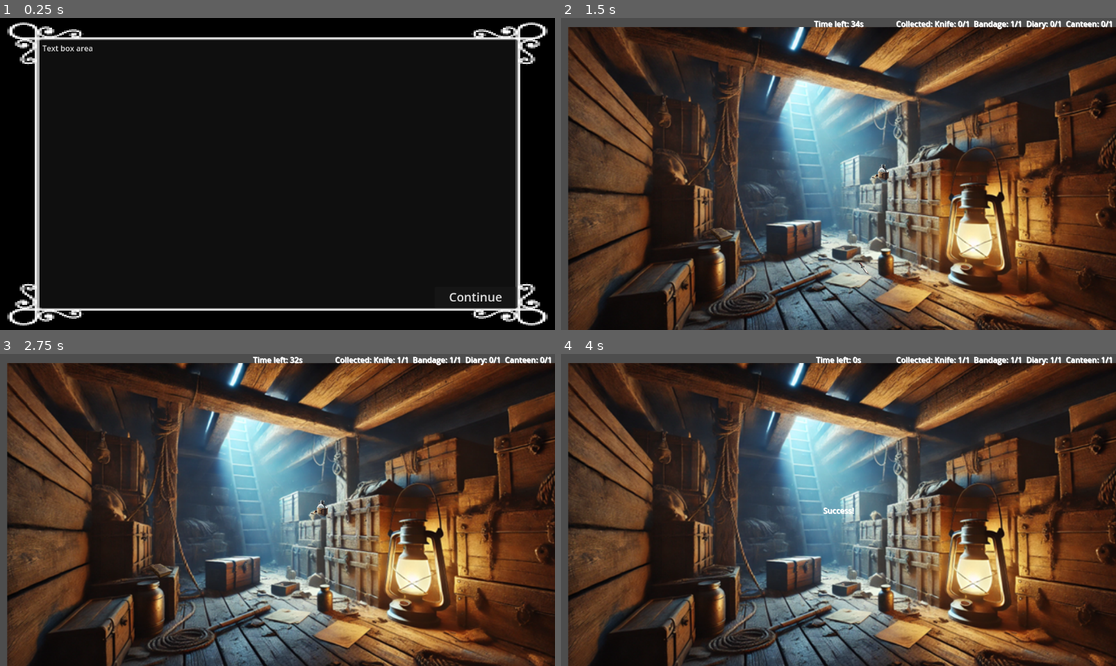
Above: before the commit, frames 1-4 (two rows, left to right).
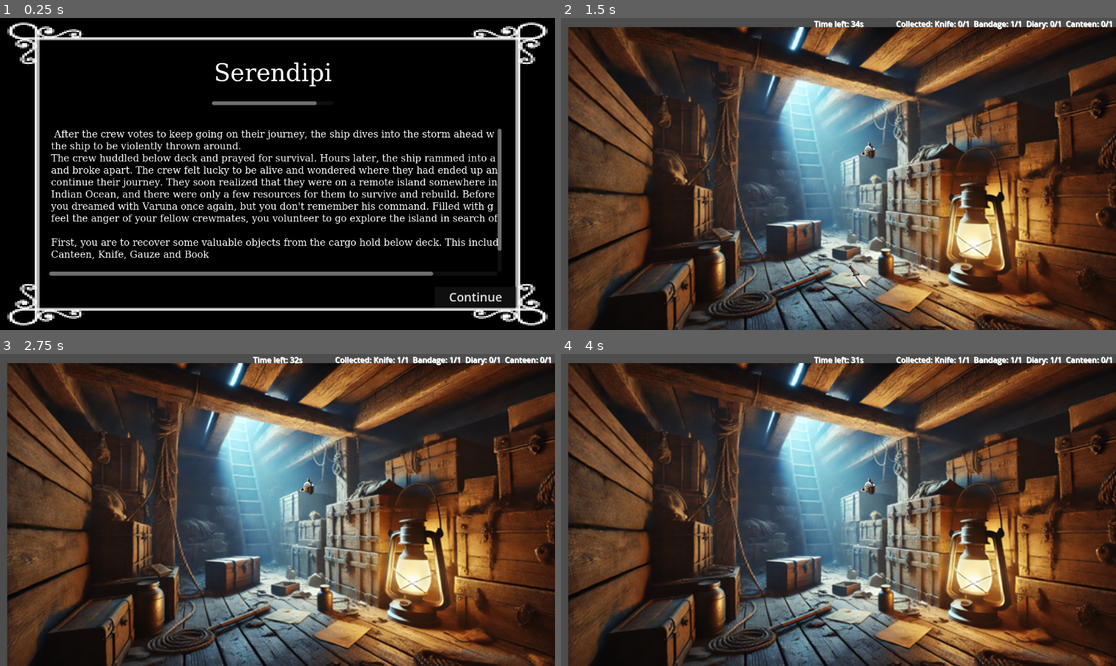
Above: after the commit, the same moments.

Repository: knandakumar25/marines-serendipity-hidden-object-game
Game: Godot game, scene res://scenes/black.tscn
The game is run twice, just before and just after one commit, with the same random seed, the same clock (stepped at 60 frames per second) and the same inputs.
Inputs (mouse positions are in pixels of both pictures, inside the frame that each line leads up to):
- Up to frame 1 (0.25 s): no input
- Up to frame 2 (1.5 s): click "Continue" at 0.5 s; tap Enter at 1.25 s; move the mouse to (827, 245) at 1.27 s; click (827, 245) at 1.42 s
- Up to frame 3 (2.75 s): tap Space at 2 s; move the mouse to (305, 603) at 2.02 s; click (305, 603) at 2.17 s
- Up to frame 4 (4 s): tap Enter at 2.75 s; move the mouse to (721, 572) at 2.77 s; click (721, 572) at 2.92 s; tap Space at 3.5 s; move the mouse to (877, 510) at 3.52 s; click (877, 510) at 3.67 s

The runs differ from the first frame. In frame 1, 9.3% of the frame differs, in the area x 7-94%, y 6-94%; in frame 2, 0.2%; in frame 3, 0.2%; in frame 4, 0.3%.

Commit message:
added texts and moved objects

Diff:
--- a/scenes/beach.tscn
+++ b/scenes/beach.tscn
@@ -6,7 +6,6 @@
 [ext_resource type="PackedScene" uid="uid://dtmlfyyrj3ws2" path="res://scenes/wood.tscn" id="4_w1spk"]
 [ext_resource type="PackedScene" uid="uid://bgb63jw5pygyj" path="res://scenes/bottle.tscn" id="5_7t46t"]
 [ext_resource type="PackedScene" uid="uid://cxoime1ueaedn" path="res://scenes/coconut.tscn" id="6_0p415"]
-[ext_resource type="Texture2D" uid="uid://d325mpqinlpl0" path="res://east_india_company.png" id="7_4lh6x"]
 [ext_resource type="PackedScene" uid="uid://caar4hk116w25" path="res://scenes/coconut2.tscn" id="8_xcjqt"]
 
 [node name="Node" type="Node"]
@@ -66,49 +65,42 @@
 [node name="Timer" type="Timer" parent="."]
 
 [node name="Area2D" parent="." instance=ExtResource("3_ledle")]
-position = Vector2(975, 545)
+position = Vector2(1111, 584)
 scale = Vector2(4, 4)
 
 [node name="Area2D2" parent="." instance=ExtResource("3_ledle")]
-position = Vector2(846, 386)
+position = Vector2(842, 340)
 scale = Vector2(0.8, 0.8)
 
 [node name="Area2D3" parent="." instance=ExtResource("3_ledle")]
-position = Vector2(123, 367)
+position = Vector2(77, 364)
 
 [node name="Area2D4" parent="." instance=ExtResource("3_ledle")]
-position = Vector2(288, 496)
+position = Vector2(130, 383)
 
 [node name="Area2D5" parent="." instance=ExtResource("4_w1spk")]
-position = Vector2(545, 319)
+position = Vector2(783, 388)
 scale = Vector2(0.35, 0.35)
 
 [node name="Area2D6" parent="." instance=ExtResource("4_w1spk")]
-position = Vector2(703, 488)
+position = Vector2(699, 492)
 
 [node name="Area2D7" parent="." instance=ExtResource("5_7t46t")]
-position = Vector2(708, 365)
+position = Vector2(705, 375)
 scale = Vector2(0.4, 0.4)
 
 [node name="Area2D8" parent="." instance=ExtResource("6_0p415")]
-position = Vector2(301, 462)
+position = Vector2(673, 66)
 scale = Vector2(0.5, 0.5)
 
 [node name="Area2D11" parent="." instance=ExtResource("6_0p415")]
-position = Vector2(790, 409)
+position = Vector2(476, 24)
 scale = Vector2(0.5, 0.5)
 
-[node name="EastIndiaCompany" type="Sprite2D" parent="."]
-position = Vector2(366, 320)
-rotation = -0.23911
-scale = Vector2(0.1, 0.1)
-skew = -0.628319
-texture = ExtResource("7_4lh6x")
-
 [node name="Area2D9" parent="." instance=ExtResource("8_xcjqt")]
-position = Vector2(909, 407)
+position = Vector2(765, 57)
 scale = Vector2(0.5, 0.5)
 
 [node name="Area2D10" parent="." instance=ExtResource("8_xcjqt")]
-position = Vector2(634, 415)
+position = Vector2(462, 24)
 scale = Vector2(0.4, 0.4)
--- a/scenes/black.tscn
+++ b/scenes/black.tscn
@@ -1,7 +1,56 @@
-[gd_scene load_steps=3 format=3 uid="uid://bj80smornh3ky"]
+[gd_scene load_steps=5 format=3 uid="uid://bj80smornh3ky"]
 
 [ext_resource type="Script" path="res://scenes/black.gd" id="1_ld8v6"]
 [ext_resource type="Texture2D" uid="uid://vnm0lklmp3q1" path="res://black.png" id="2_tph7j"]
+
+[sub_resource type="FontFile" id="FontFile_0yx3s"]
+cache/0/16/0/ascent = 0.0
+cache/0/16/0/descent = 0.0
+cache/0/16/0/underline_position = 0.0
+cache/0/16/0/underline_thickness = 0.0
+cache/0/16/0/scale = 1.0
+cache/0/2/0/ascent = 0.0
+cache/0/2/0/descent = 0.0
+cache/0/2/0/underline_position = 0.0
+cache/0/2/0/underline_thickness = 0.0
+cache/0/2/0/scale = 1.0
+cache/0/3/0/ascent = 0.0
+cache/0/3/0/descent = 0.0
+cache/0/3/0/underline_position = 0.0
+cache/0/3/0/underline_thickness = 0.0
+cache/0/3/0/scale = 1.0
+cache/0/50/0/ascent = 0.0
+cache/0/50/0/descent = 0.0
+cache/0/50/0/underline_position = 0.0
+cache/0/50/0/underline_thickness = 0.0
+cache/0/50/0/scale = 1.0
+cache/0/100/0/ascent = 0.0
+cache/0/100/0/descent = 0.0
+cache/0/100/0/underline_position = 0.0
+cache/0/100/0/underline_thickness = 0.0
+cache/0/100/0/scale = 1.0
+
+[sub_resource type="FontFile" id="FontFile_j5lv6"]
+cache/0/50/0/ascent = 0.0
+cache/0/50/0/descent = 0.0
+cache/0/50/0/underline_position = 0.0
+cache/0/50/0/underline_thickness = 0.0
+cache/0/50/0/scale = 1.0
+cache/0/16/0/ascent = 0.0
+cache/0/16/0/descent = 0.0
+cache/0/16/0/underline_position = 0.0
+cache/0/16/0/underline_thickness = 0.0
+cache/0/16/0/scale = 1.0
+cache/0/10/0/ascent = 0.0
+cache/0/10/0/descent = 0.0
+cache/0/10/0/underline_position = 0.0
+cache/0/10/0/underline_thickness = 0.0
+cache/0/10/0/scale = 1.0
+cache/0/20/0/ascent = 0.0
+cache/0/20/0/descent = 0.0
+cache/0/20/0/underline_position = 0.0
+cache/0/20/0/underline_thickness = 0.0
+cache/0/20/0/scale = 1.0
 
 [node name="Node" type="Node"]
 script = ExtResource("1_ld8v6")
@@ -16,11 +65,16 @@
 texture = ExtResource("2_tph7j")
 
 [node name="TextEdit" type="TextEdit" parent="."]
-offset_left = 84.0
-offset_top = 45.0
-offset_right = 1074.0
-offset_bottom = 603.0
-text = "Text box area"
+offset_left = 440.0
+offset_top = 85.0
+offset_right = 700.0
+offset_bottom = 181.0
+theme_override_colors/background_color = Color(0, 0, 0, 1)
+theme_override_colors/font_readonly_color = Color(1, 1, 1, 1)
+theme_override_fonts/font = SubResource("FontFile_0yx3s")
+theme_override_font_sizes/font_size = 50
+text = "Serendipity"
+editable = false
 
 [node name="ContinueButton" type="Button" parent="."]
 anchors_preset = 7
@@ -39,4 +93,28 @@
 theme_override_font_sizes/font_size = 25
 text = "Continue"
 
+[node name="TextEdit2" type="TextEdit" parent="."]
+offset_left = 102.0
+offset_top = 226.0
+offset_right = 1041.0
+offset_bottom = 535.0
+theme_override_colors/background_color = Color(0, 0, 0, 1)
+theme_override_colors/font_readonly_color = Color(1, 1, 1, 1)
+theme_override_fonts/font = SubResource("FontFile_j5lv6")
+theme_override_font_sizes/font_size = 20
+text = " After the crew votes to keep going on their journey, the ship dives into the storm ahead which causes
+the ship to be violently thrown around.
+The crew huddled below deck and prayed for survival. Hours later, the ship rammed into a rocky coastline
+and broke apart. The crew felt lucky to be alive and wondered where they had ended up and how to
+continue their journey. They soon realized that they were on a remote island somewhere in the
+Indian Ocean, and there were only a few resources for them to survive and rebuild. Before the crash,
+you dreamed with Varuna once again, but you don't remember his command. Filled with guilt as you
+feel the anger of your fellow crewmates, you volunteer to go explore the island in search of resources.
+
+First, you are to recover some valuable objects from the cargo hold below deck. This includes:
+Canteen, Knife, Gauze and Book
+
+Time is of the essence, so you will have only 30 seconds to find these items!"
+editable = false
+
 [connection signal="pressed" from="ContinueButton" to="." method="_on_continue_button_pressed"]
--- a/scenes/black2.tscn
+++ b/scenes/black2.tscn
@@ -16,11 +16,18 @@
 texture = ExtResource("2_i2rqh")
 
 [node name="TextEdit" type="TextEdit" parent="."]
-offset_left = 84.0
-offset_top = 45.0
-offset_right = 1074.0
-offset_bottom = 603.0
-text = "Text box area"
+offset_left = 89.0
+offset_top = 211.0
+offset_right = 1064.0
+offset_bottom = 380.0
+theme_override_colors/background_color = Color(0, 0, 0, 1)
+theme_override_colors/font_readonly_color = Color(1, 1, 1, 1)
+text = "After finding the necessary objects to go out and explore, you head out to the shore. You walk around and look for food.
+According to the book you recovered, blueberries are the only ones you should pick up, as other colors indicate toxic berries.
+Using  the knife now on you, you need to recover this berries, along with coconuts and wood laying around for a fire later
+tonight. After getting some fresh air, you start to remember some flashes of your dream. A picture of a message in a bottle
+resurface, and you are certain it has to be related to your dream. You should be aware and look for it as well."
+editable = false
 
 [node name="ContinueButton" type="Button" parent="."]
 anchors_preset = 7
--- a/scenes/black3.tscn
+++ b/scenes/black3.tscn
@@ -20,7 +20,23 @@
 offset_top = 45.0
 offset_right = 1074.0
 offset_bottom = 603.0
-text = "Text box area"
+theme_override_colors/background_color = Color(0, 0, 0, 1)
+theme_override_colors/font_readonly_color = Color(1, 1, 1, 1)
+text = "You take the resources back to the ship, and head back to what remains of your cabin. In it, you open the bottle and unroll
+the message inside it. What you see is a map of the island, with an X marked deep into the forest. You recognize where the
+ship ended up, and it doesn't look like a long trip. You think to yourself: \"There must be a reason Varuna sent us here, I need
+to figure out why\".
+
+You wait for everyone to fall asleep after eating those barely nutricious berries, and head out into the depths of the island.
+You take a lantern with you, along with your knife, gauze and canteen, but you forgot to refill it.
+
+You follow the path to the X, and end up facing a cave entrance. Hesitant at first, you decide to go in, with your lantern on one
+hand to illuminate the way ahead of you. At the end of the cave, you find yourself at a dead end. You are thursty, so you
+must find a water source to refill your canteen.
+
+There must be something about this place, you think to yourself. The answers will be found in hidden pages and manuscripts
+laying in this cave."
+editable = false
 
 [node name="ContinueButton" type="Button" parent="."]
 anchors_preset = 7
--- a/scenes/ship.tscn
+++ b/scenes/ship.tscn
@@ -68,11 +68,11 @@
 scale = Vector2(0.75, 0.75)
 
 [node name="Area2D2" parent="." instance=ExtResource("4_lbla7")]
-position = Vector2(616, 501)
-scale = Vector2(0.2, 0.2)
+position = Vector2(607, 520)
+scale = Vector2(0.4, 0.4)
 
 [node name="Area2D3" parent="." instance=ExtResource("5_btbek")]
 position = Vector2(318, 432)
 
 [node name="Area2D4" parent="." instance=ExtResource("6_ls7tr")]
-position = Vector2(647, 303)
+position = Vector2(619, 257)
--- a/scenes/the_end.tscn
+++ b/scenes/the_end.tscn
@@ -1,7 +1,8 @@
-[gd_scene load_steps=3 format=3 uid="uid://ctsrh6b3bcmrj"]
+[gd_scene load_steps=4 format=3 uid="uid://ctsrh6b3bcmrj"]
 
 [ext_resource type="Script" path="res://scenes/the_end.gd" id="1_f5c4s"]
 [ext_resource type="Texture2D" uid="uid://vnm0lklmp3q1" path="res://black.png" id="2_x0gpx"]
+[ext_resource type="Texture2D" uid="uid://dy6b76r2l26jv" path="res://torn_page.png" id="3_tr571"]
 
 [node name="Node" type="Node"]
 script = ExtResource("1_f5c4s")
@@ -14,13 +15,6 @@
 grow_horizontal = 2
 grow_vertical = 2
 texture = ExtResource("2_x0gpx")
-
-[node name="TextEdit" type="TextEdit" parent="."]
-offset_left = 84.0
-offset_top = 45.0
-offset_right = 1074.0
-offset_bottom = 603.0
-text = "Text box area"
 
 [node name="EndButton" type="Button" parent="."]
 anchors_preset = 7
@@ -39,4 +33,52 @@
 theme_override_font_sizes/font_size = 25
 text = "End"
 
+[node name="TextureRect2" type="TextureRect" parent="."]
+offset_left = 337.0
+offset_top = 113.0
+offset_right = 760.0
+offset_bottom = 535.0
+texture = ExtResource("3_tr571")
+
+[node name="TextEdit" type="TextEdit" parent="."]
+offset_left = 432.0
+offset_top = 222.0
+offset_right = 689.0
+offset_bottom = 366.0
+theme_override_colors/background_color = Color(0.913725, 0.878431, 0.768627, 1)
+theme_override_colors/font_readonly_color = Color(0, 0, 0, 1)
+text = "Varuna's judgement is upon us
+His judgement is unmerciful
+To liberate yourself, you must
+liberate your mind
+"
+editable = false
+
+[node name="TextEdit2" type="TextEdit" parent="."]
+offset_left = 118.0
+offset_top = 68.0
+offset_right = 1035.0
+offset_bottom = 187.0
+theme_override_colors/background_color = Color(0, 0, 0, 1)
+theme_override_colors/font_readonly_color = Color(1, 1, 1, 1)
+text = "After drinking from the canteen, you head back to the ship. You find some pages that describe Varuna encounters
+and a torn page that fits perfectly into one of those pages. In the stories described here, Varuna often appears in
+your dreams, and asks of you to help him prevent regretful fates. But, the torn page adds:
+"
+editable = false
+
+[node name="TextEdit3" type="TextEdit" parent="."]
+offset_left = 130.0
+offset_top = 421.0
+offset_right = 1047.0
+offset_bottom = 564.0
+theme_override_colors/background_color = Color(0, 0, 0, 1)
+theme_override_colors/font_readonly_color = Color(1, 1, 1, 1)
+text = "You suddenly realize that Varuna hasn't prevented the sinking of your ship at all. You thought you were an honest,
+reputable man. But Varuna has passed moral judgement on to you anyways. You feel decieved, and your beliefs
+are falling apart as you feel a conflict between anger and dread. Has anyone ever escaped Varuna's judgement?
+Luckily, the torn page might have the answer.
+"
+editable = false
+
 [connection signal="pressed" from="EndButton" to="." method="_on_end_button_pressed"]
Not shown: 1 places in scenes/beach.tscn that only renumber resources
Binary file added: scenes/pngtree-torn-paper-vintage-png-image_13153939.png
Not shown, added: scenes/pngtree-torn-paper-vintage-png-image_13153939.png.import
